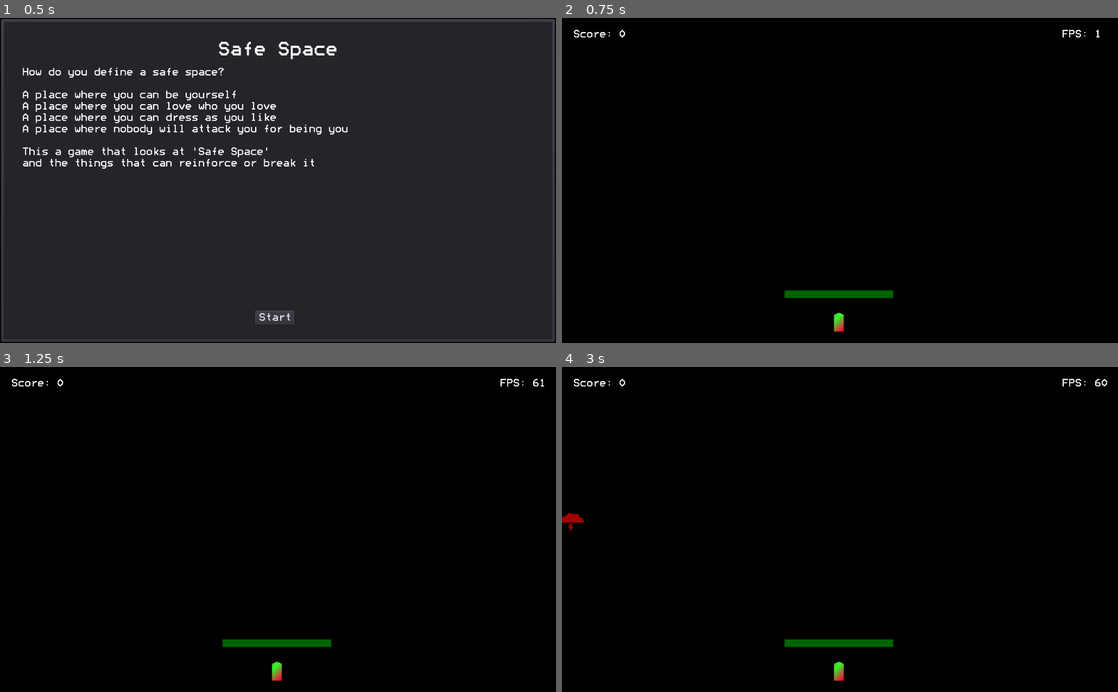
Above: before the commit, frames 1-4 (two rows, left to right).
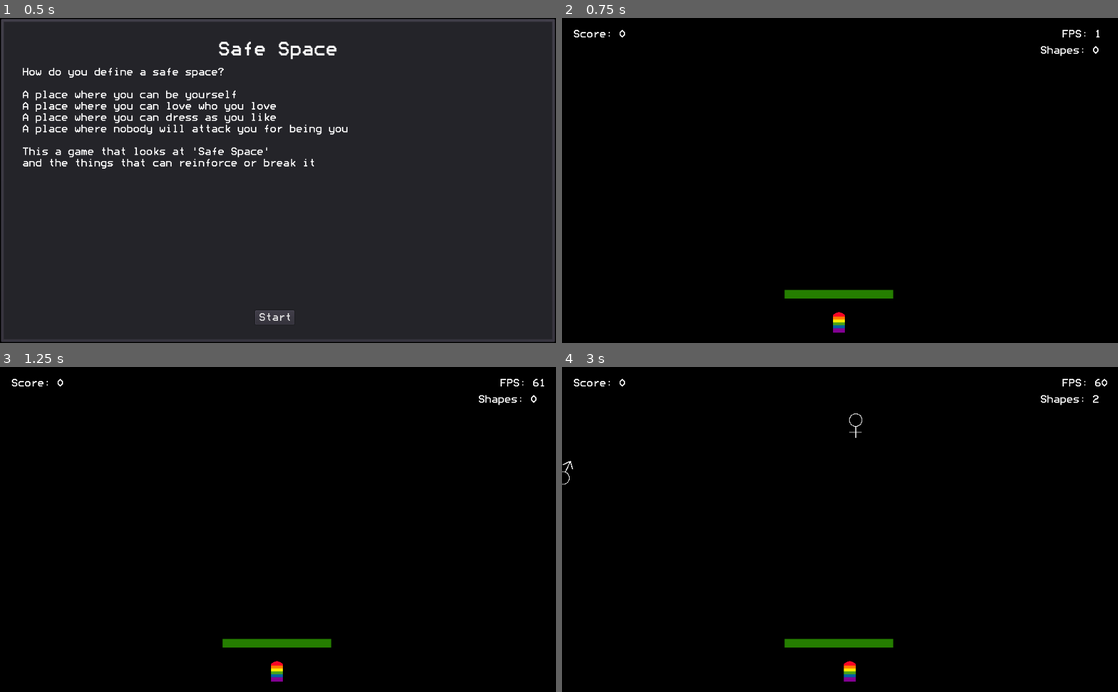
Above: after the commit, the same moments.

Repository: imekon/safety
Game: Godot game, scene res://scenes/Welcome.tscn
Same seed, same stepped clock (60 frames per second), same inputs: the game is played once before the commit and once after it.
Inputs:
- Up to frame 1 (0.5 s): no input
- Up to frame 2 (0.75 s): click "Start" at 0.5 s
- Up to frame 3 (1.25 s): no input
- Up to frame 4 (3 s): hold Right (ui_right) 1.28-2.03 s; hold Left (ui_left) 2.03-2.78 s; hold Right (ui_right) from 2.78 s (still down)

Frame 1 is identical in both runs. In frame 2, 0.8% of the frame differs, in the area x 40-97%, y 8-97%; in frame 3, 0.8%; in frame 4, 1.1%, in the area x 0-97%, y 8-97%.

Commit message:
more tweaking

Diff:
--- a/scenes/CatastropheShape.tscn
+++ b/scenes/CatastropheShape.tscn
@@ -4,7 +4,7 @@
 [ext_resource path="res://scripts/CatastropheShape.gd" type="Script" id=2]
 [ext_resource path="res://images/exorcism.png" type="Texture" id=3]
 
-[node name="CatastropheShape" index="0" instance=ExtResource( 1 )]
+[node name="CatastropheShape" instance=ExtResource( 1 )]
 
 script = ExtResource( 2 )
 _sections_unfolded = [ "Material", "Visibility" ]
@@ -16,7 +16,7 @@
 
 [node name="CollisionPolygon2D" parent="." index="1"]
 
-polygon = PoolVector2Array( -20, -25, 20, -25, 20, 20, -20, 20 )
+polygon = PoolVector2Array( 0, -20, 15, -15, 25, 0, -5, 20, -25, 0, -20, -10, 0, -20 )
 
 [node name="Tween" type="Tween" parent="." index="2"]
 
--- a/scenes/DirectedShape.tscn
+++ b/scenes/DirectedShape.tscn
@@ -16,3 +16,12 @@
 
 build_mode = 0
 polygon = PoolVector2Array(  )
+
+[node name="Timer" type="Timer" parent="." index="2"]
+
+process_mode = 1
+wait_time = 60.0
+one_shot = true
+autostart = true
+
+[connection signal="timeout" from="Timer" to="." method="on_timer_timeout"]
--- /dev/null
+++ b/scenes/FallingDollar.tscn
@@ -0,0 +1,14 @@
+[gd_scene load_steps=3 format=2]
+
+[ext_resource path="res://scenes/FallingShape.tscn" type="PackedScene" id=1]
+[ext_resource path="res://images/dollar.png" type="Texture" id=2]
+
+[node name="FallingShape" instance=ExtResource( 1 )]
+
+[node name="Sprite" parent="." index="0"]
+
+texture = ExtResource( 2 )
+
+[node name="CollisionPolygon2D" parent="." index="1"]
+
+polygon = PoolVector2Array( 0, -22, 4, -22, 8, -14, 10, 10, 0, 16, 0, 22, -6, 22, -6, 14, -10, 12, -10, -12, -2, -16 )
--- /dev/null
+++ b/scenes/FallingFemale.tscn
@@ -0,0 +1,14 @@
+[gd_scene load_steps=3 format=2]
+
+[ext_resource path="res://scenes/FallingShape.tscn" type="PackedScene" id=1]
+[ext_resource path="res://images/female.png" type="Texture" id=2]
+
+[node name="FallingShape" instance=ExtResource( 1 )]
+
+[node name="Sprite" parent="." index="0"]
+
+texture = ExtResource( 2 )
+
+[node name="CollisionPolygon2D" parent="." index="1"]
+
+polygon = PoolVector2Array( 0, -24, 8, -20, 12, -12, 12, 12, 2, 22, -2, 22, -12, 12, -12, -14, -8, -20 )
--- /dev/null
+++ b/scenes/FallingMale.tscn
@@ -0,0 +1,14 @@
+[gd_scene load_steps=3 format=2]
+
+[ext_resource path="res://scenes/FallingShape.tscn" type="PackedScene" id=1]
+[ext_resource path="res://images/male.png" type="Texture" id=2]
+
+[node name="FallingShape" instance=ExtResource( 1 )]
+
+[node name="Sprite" parent="." index="0"]
+
+texture = ExtResource( 2 )
+
+[node name="CollisionPolygon2D" parent="." index="1"]
+
+polygon = PoolVector2Array( 10, -24, 16, -8, 10, 14, -2, 22, -16, 14, -16, 6, -4, -16 )
--- /dev/null
+++ b/scenes/FallingPound.tscn
@@ -0,0 +1,14 @@
+[gd_scene load_steps=3 format=2]
+
+[ext_resource path="res://scenes/FallingShape.tscn" type="PackedScene" id=1]
+[ext_resource path="res://images/pound.png" type="Texture" id=2]
+
+[node name="FallingShape" instance=ExtResource( 1 )]
+
+[node name="Sprite" parent="." index="0"]
+
+texture = ExtResource( 2 )
+
+[node name="CollisionPolygon2D" parent="." index="1"]
+
+polygon = PoolVector2Array( 2, -18, 10, -14, 10, 16, -12, 16, -12, -2, -6, -14 )
--- a/scenes/FallingShape.tscn
+++ b/scenes/FallingShape.tscn
@@ -2,7 +2,7 @@
 
 [ext_resource path="res://scripts/FallingShape.gd" type="Script" id=1]
 
-[node name="FallingShape" type="RigidBody2D" index="0" groups=[
+[node name="FallingShape" type="RigidBody2D" groups=[
 "falling",
 ]]
 
@@ -32,3 +32,12 @@
 
 build_mode = 0
 polygon = PoolVector2Array(  )
+
+[node name="Timer" type="Timer" parent="." index="2"]
+
+process_mode = 1
+wait_time = 30.0
+one_shot = true
+autostart = true
+
+[connection signal="timeout" from="Timer" to="." method="on_timer_timeout"]
--- a/scenes/Main.tscn
+++ b/scenes/Main.tscn
@@ -75,11 +75,34 @@
 max_lines_visible = -1
 _sections_unfolded = [ "custom_fonts" ]
 
-[node name="Player" parent="." index="3" instance=ExtResource( 4 )]
+[node name="ShapesLabel" type="Label" parent="." index="3"]
+
+anchor_left = 0.0
+anchor_top = 0.0
+anchor_right = 0.0
+anchor_bottom = 0.0
+margin_left = 880.0
+margin_top = 50.0
+margin_right = 990.0
+margin_bottom = 70.0
+rect_pivot_offset = Vector2( 0, 0 )
+rect_clip_content = false
+mouse_filter = 2
+mouse_default_cursor_shape = 0
+size_flags_horizontal = 1
+size_flags_vertical = 4
+custom_fonts/font = SubResource( 2 )
+text = "Shapes: 0"
+percent_visible = 1.0
+lines_skipped = 0
+max_lines_visible = -1
+_sections_unfolded = [ "custom_fonts" ]
+
+[node name="Player" parent="." index="4" instance=ExtResource( 4 )]
 
 position = Vector2( 510, 560 )
 
-[node name="Timer" type="Timer" parent="." index="4"]
+[node name="Timer" type="Timer" parent="." index="5"]
 
 process_mode = 1
 wait_time = 1.0
--- a/scenes/SafeSpace.tscn
+++ b/scenes/SafeSpace.tscn
@@ -1,37 +1,44 @@
-[gd_scene load_steps=4 format=2]
+[gd_scene load_steps=3 format=2]
 
-[ext_resource path="res://scripts/SafeSpace.gd" type="Script" id=1]
-[ext_resource path="res://scripts/SafeSpaceControl.gd" type="Script" id=2]
+[ext_resource path="res://images/safe.png" type="Texture" id=1]
 
 [sub_resource type="RectangleShape2D" id=1]
 
 custom_solver_bias = 0.0
-extents = Vector2( 10, 10 )
+extents = Vector2( 50, 6 )
 
-[node name="SafeSpace" type="KinematicBody2D"]
+[node name="SafeSpace" type="Node2D"]
 
+[node name="KinematicBodyLeft" type="KinematicBody2D" parent="." index="0"]
+
+position = Vector2( -50, 0 )
 input_pickable = false
 collision_layer = 1
 collision_mask = 1
 collision/safe_margin = 0.08
-script = ExtResource( 1 )
+_sections_unfolded = [ "Transform" ]
 
-[node name="Control" type="Control" parent="." index="0"]
+[node name="Sprite" type="Sprite" parent="KinematicBodyLeft" index="0"]
 
-anchor_left = 0.0
-anchor_top = 0.0
-anchor_right = 0.0
-anchor_bottom = 0.0
-margin_right = 40.0
-margin_bottom = 40.0
-rect_pivot_offset = Vector2( 0, 0 )
-rect_clip_content = false
-mouse_filter = 0
-mouse_default_cursor_shape = 0
-size_flags_horizontal = 1
-size_flags_vertical = 1
-script = ExtResource( 2 )
+texture = ExtResource( 1 )
 
-[node name="CollisionShape2D" type="CollisionShape2D" parent="." index="1"]
+[node name="CollisionShape2D" type="CollisionShape2D" parent="KinematicBodyLeft" index="1"]
 
 shape = SubResource( 1 )
+
+[node name="KinematicBodyRight" type="KinematicBody2D" parent="." index="1"]
+
+position = Vector2( 50, 0 )
+input_pickable = false
+collision_layer = 1
+collision_mask = 1
+collision/safe_margin = 0.08
+_sections_unfolded = [ "Transform" ]
+
+[node name="Sprite" type="Sprite" parent="KinematicBodyRight" index="0"]
+
+texture = ExtResource( 1 )
+
+[node name="CollisionShape2D" type="CollisionShape2D" parent="KinematicBodyRight" index="1"]
+
+shape = SubResource( 1 )
--- a/scripts/DirectedShape.gd
+++ b/scripts/DirectedShape.gd
@@ -9,3 +9,6 @@
 		return
 	velocity.y = velocity.y + delta * GRAVITY
 	position.y = position.y + velocity.y
+
+func on_timer_timeout():
+	queue_free()
--- a/scripts/FallingShape.gd
+++ b/scripts/FallingShape.gd
@@ -2,3 +2,11 @@
 
 func _ready():
 	pass
+
+func _physics_process(delta):
+	var y = position.y
+	if y > 800:
+		queue_free()
+
+func on_timer_timeout():
+	queue_free()
--- a/scripts/Main.gd
+++ b/scripts/Main.gd
@@ -1,13 +1,23 @@
 extends Node2D
+
+const MOVEMENT = 100
+const NUM_SHAPES = 5
 
 var score = 0
 var doneCatastrophe = false
 
 onready var scoreLabel = $ScoreLabel
 onready var fpsLabel = $FPSLabel
+onready var shapesLabel = $ShapesLabel
+onready var player = $Player
 onready var timer = $Timer
 
 onready var fallingEuro = load("res://scenes/FallingEuro.tscn")
+onready var fallingDollar = load("res://scenes/FallingDollar.tscn")
+onready var fallingPound = load("res://scenes/FallingPound.tscn")
+onready var fallingMale = load("res://scenes/FallingMale.tscn")
+onready var fallingFemale = load("res://scenes/FallingFemale.tscn")
+
 onready var directedCatastrophe = load("res://scenes/CatastropheShape.tscn")
 
 func _ready():
@@ -18,18 +28,73 @@
 	scoreLabel.text = "Score: " + str(score)
 	var fps = Engine.get_frames_per_second()
 	fpsLabel.text = "FPS: " + str(fps)
+	shapesLabel.text = "Shapes: " + str(get_tree().get_nodes_in_group("falling").size())
+
+	if Input.is_action_pressed("ui_left"):
+		move_player_left(delta)
+
+	if Input.is_action_pressed("ui_right"):
+		move_player_right(delta)
+
+func move_player_left(delta):
+	player.translate(Vector2(-delta * MOVEMENT, 0))
+
+func move_player_right(delta):
+	player.translate(Vector2(delta * MOVEMENT, 0))
 
 func on_timer_timeout():
-	# var euro = fallingEuro.instance()
-	# euro.position = Vector2(320, 100)
-	#add_child(euro)
+	var picker = randf()
+	if picker > 0.99:
+		release_the_catastrophe()
+	else:
+		pick_everything_else(picker)
 
-	release_the_catastrophe()
+func get_random_start():
+	return randi() % 640
+
+func release_the_euro():
+	var euro = fallingEuro.instance()
+	euro.position = Vector2(get_random_start(), 100)
+	add_child(euro)
+
+func release_the_dollar():
+	var item = fallingDollar.instance()
+	item.position = Vector2(get_random_start(), 100)
+	add_child(item)
+
+func release_the_pound():
+	var item = fallingPound.instance()
+	item.position = Vector2(get_random_start(), 100)
+	add_child(item)
+
+func release_the_male():
+	var item = fallingMale.instance()
+	item.position = Vector2(get_random_start(), 100)
+	add_child(item)
+
+func release_the_female():
+	var item = fallingFemale.instance()
+	item.position = Vector2(get_random_start(), 100)
+	add_child(item)
 
 func release_the_catastrophe():
 	if doneCatastrophe:
 		return
 	var catastrophe = directedCatastrophe.instance()
-	catastrophe.position = Vector2(randi() % 640, 100)
+	catastrophe.position = Vector2(get_random_start(), 100)
 	add_child(catastrophe)
 	doneCatastrophe = true
+
+func pick_everything_else(picker):
+	var index = int(picker * NUM_SHAPES)
+	match index:
+		0:
+			release_the_euro()
+		1:
+			release_the_pound()
+		2:
+			release_the_dollar()
+		3:
+			release_the_male()
+		4:
+			release_the_female()
--- a/scripts/SafeSpaceControl.gd
+++ /dev/null
@@ -1,17 +0,0 @@
-extends Control
-
-const HEIGHT = 7
-
-var strength = 100
-var Strength setget set_strength, get_strength
-
-func set_strength(value):
-	strength = value
-	update()
-
-func get_strength():
-	return strength
-
-func _draw():
-	var rect = Rect2(-strength, -HEIGHT, strength * 2, HEIGHT * 2)
-	draw_rect(rect, Color(0, 0.4, 0))
Binary file changed: images/player.png
Binary file added: images/safe.png
